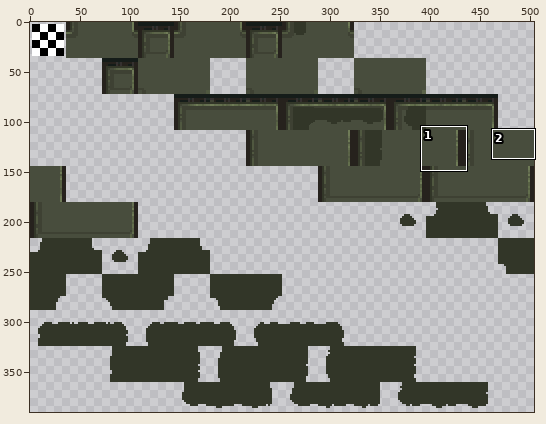
File history of a sprite sheet, SewRage/tilesets/tls_sewage/output_tileset.png. The first picture is a wide view before the edit; the outline marks the close-up.
Close-up. First the earlier version:
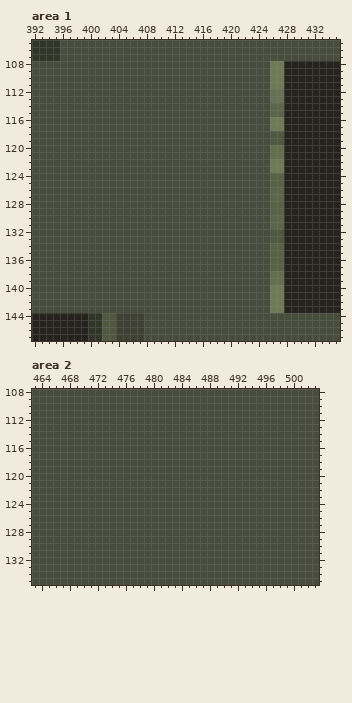
The file is 504x504 pixels. Colours within 5 levels of each other are drawn and written as one. Shown: area 1: x 392..435, y 105..147; area 2: x 463..503, y 108..135. The wide view leaves out empty margins. The commit also changed other parts of the picture, which this record leaves out.
Once edited:
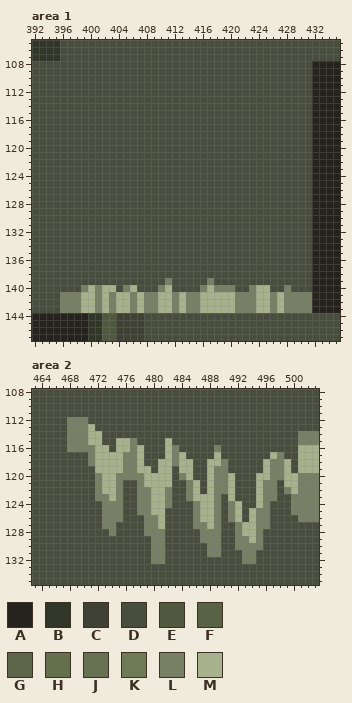
Palette (. is transparent): A #26221d  B #323628  C #3e4133  D #484d3d  E #505840  F #586244  G #5c644a  H #636f4d  J #677153  K #6f7b57  L #777f65  M #a7b28d
Difference:
Changed rows in their new state; - is an unchanged pixel.
Area 1:
first column x 396:
108 ------------------------------DDDDDD
109 ------------------------------DDDDDD
110 ------------------------------DDDDDD
111 ------------------------------DDDDDD
112 ------------------------------DDDDDD
113 ------------------------------DDDDDD
114 ------------------------------DDDDDD
115 ------------------------------DDDDDD
116 ------------------------------DDDDDD
117 ------------------------------DDDDDD
118 ------------------------------DDDDDD
119 ------------------------------DDDDDD
120 ------------------------------DDDDDD
121 ------------------------------DDDDDD
122 ------------------------------DDDDDD
123 ------------------------------DDDDDD
124 ------------------------------DDDDDD
125 ------------------------------DDDDDD
126 ------------------------------DDDDDD
127 ------------------------------DDDDDD
128 ------------------------------DDDDDD
129 ------------------------------DDDDDD
130 ------------------------------DDDDDD
131 ------------------------------DDDDDD
132 ------------------------------DDDDDD
133 ------------------------------DDDDDD
134 ------------------------------DDDDDD
135 ------------------------------DDDDDD
136 ------------------------------DDDDDD
137 ------------------------------DDDDDD
138 ------------------------------DDDDDD
139 ---------------L-----L--------DDDDDD
140 ---LMLMM-LM---LM----LMLLL--LMMDDLDDD
141 LLLMMLMLMMLMLLMMLMLLMMMMMLLLMMLMLLLL
142 LLLMMLMLMMLMLLMMLMLLMMMMMLLLMMLMLLLL
143 LLLMMLMLMMLMLLMMLMLLMMMMMLLLMMLMLLLL
Area 2:
first column x 468:
112 LLL---------------------------------
113 LLLM--------------------------------
114 LLLMM----------------------------LLL
115 LLLMM--MML----M------------------LLL
116 LLLLMM-MMLM---ML-----L-----------MMM
117 ---LMMMMLLM---MLM----M-------ML--MMM
118 ---LMMMMLLM--MMLMM--MML-----MLLM-MMM
119 ----MMMMLLMM-MM-MM--MLL-----MLLM-MMM
120 ----LMMLLLLMMMM-LM--MLLM---MMLLMMLLL
121 ----LMML--LMMMM--LM-MLLM---MLL-MMLLL
122 ----LMML--LLMML--LM-MLLM---MLL-LMLLL
123 ----LLML--LLMML--LMMML-M---MLL--LLLL
124 -----LLL--LLMML---LMML-LM--ML---LLLL
125 -----LLL--LLMM----LMML-LM-MLL---LLLL
126 -----LLL---LLM----LMML-LM-MLL----LLL
127 -----LL----LLM----LLML--LMMLL-------
128 ------L----LLL-----LLL--LMML--------
129 ------------LL-----LLL--LLML--------
130 ------------LL------LL--LLLL--------
131 ------------LL------LL---LL---------
132 ------------LL-----------LL---------
Where, in picture pixels (left, top, right, bottom), the same in both close-ups:
changed: (60, 61, 312, 313)
changed: (67, 417, 319, 564)
